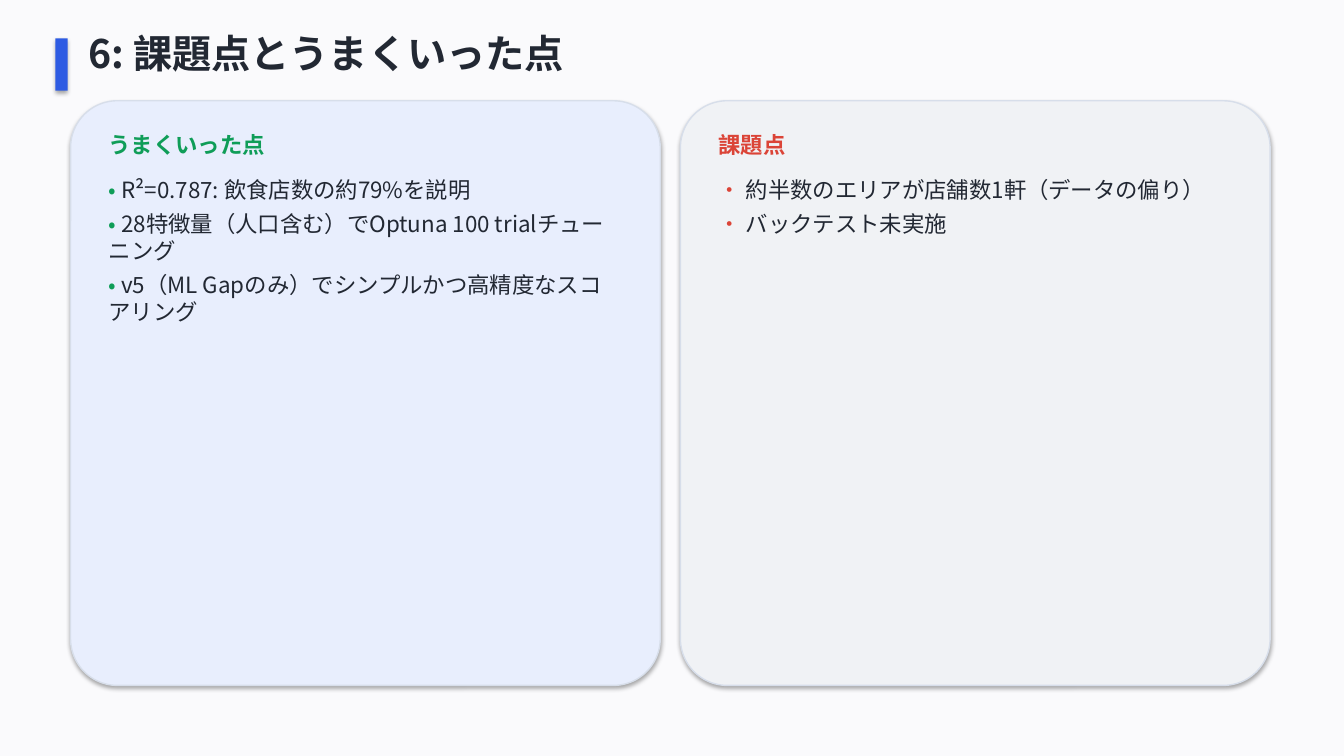
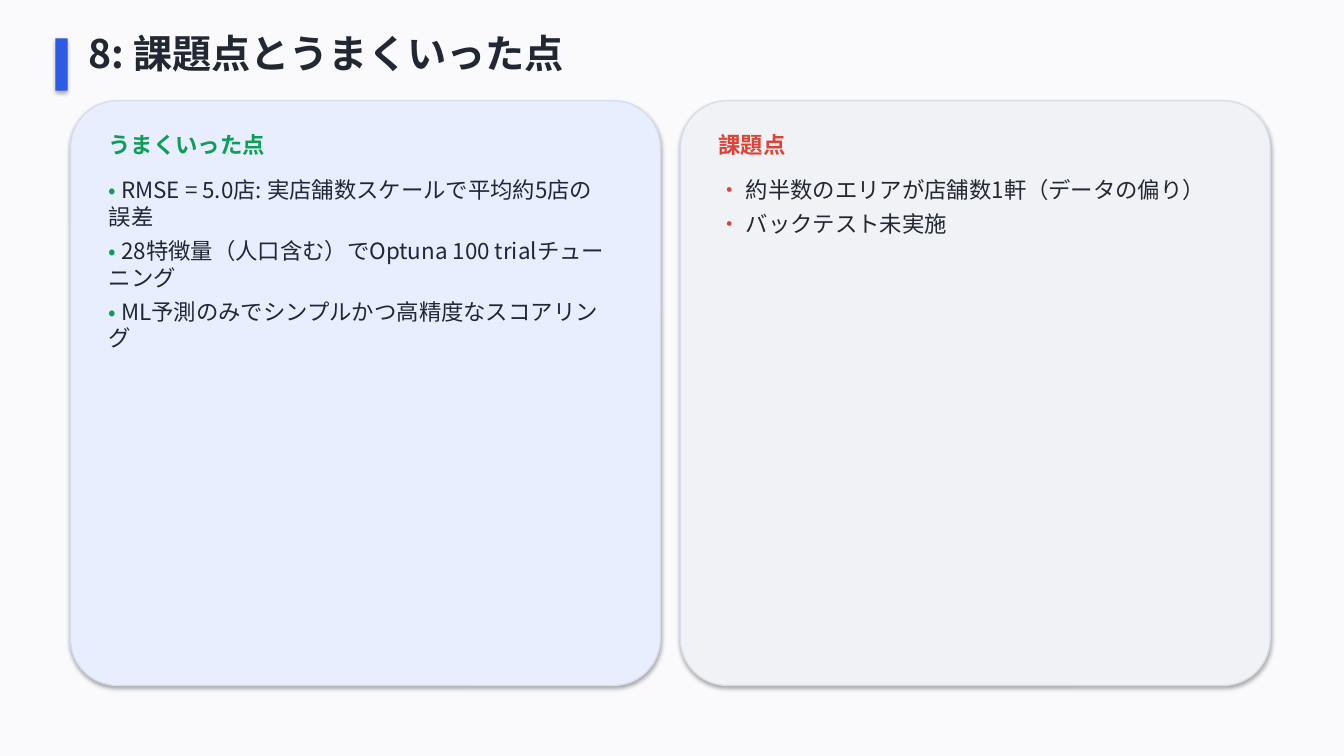
Before and after one commit to HisafumiTakahashi/market_gap_finder, a slide deck: slide 11 of docs/market_gap_finder_presentation.pptx (slide 12 before the commit). Drawn at 1344x756 pixels with LibreOffice and Linux fonts; fonts in the diff are those of the drawing. Boxes give left, top, right and bottom in pixels: in the first picture for what was removed or moved away, otherwise in the second. Text is boxed around its words. In the diff, an @@ line names an element or a change of style, - is before the commit and + after.

```diff
--- a/docs/market_gap_finder_presentation.pptx
+++ b/docs/market_gap_finder_presentation.pptx
@@ text at [88, 34, 564, 72]: text changed @@
-6: 課題点とうまくいった点
+8: 課題点とうまくいった点
@@ text at [121, 179, 592, 200]: text changed @@
-• R²=0.787: 飲食店数の約79%を説明
+• RMSE = 5.0店: 実店舗数スケールで平均約5店の誤差
@@ text at [109, 274, 602, 322]: text changed @@
-• v5（ML Gapのみ）でシンプルかつ高精度なスコアリング
+• ML予測のみでシンプルかつ高精度なスコアリング
```
Also in this commit, not shown: 9 other slides changed, 1 slide added, 2 slides removed, 2 other files.
